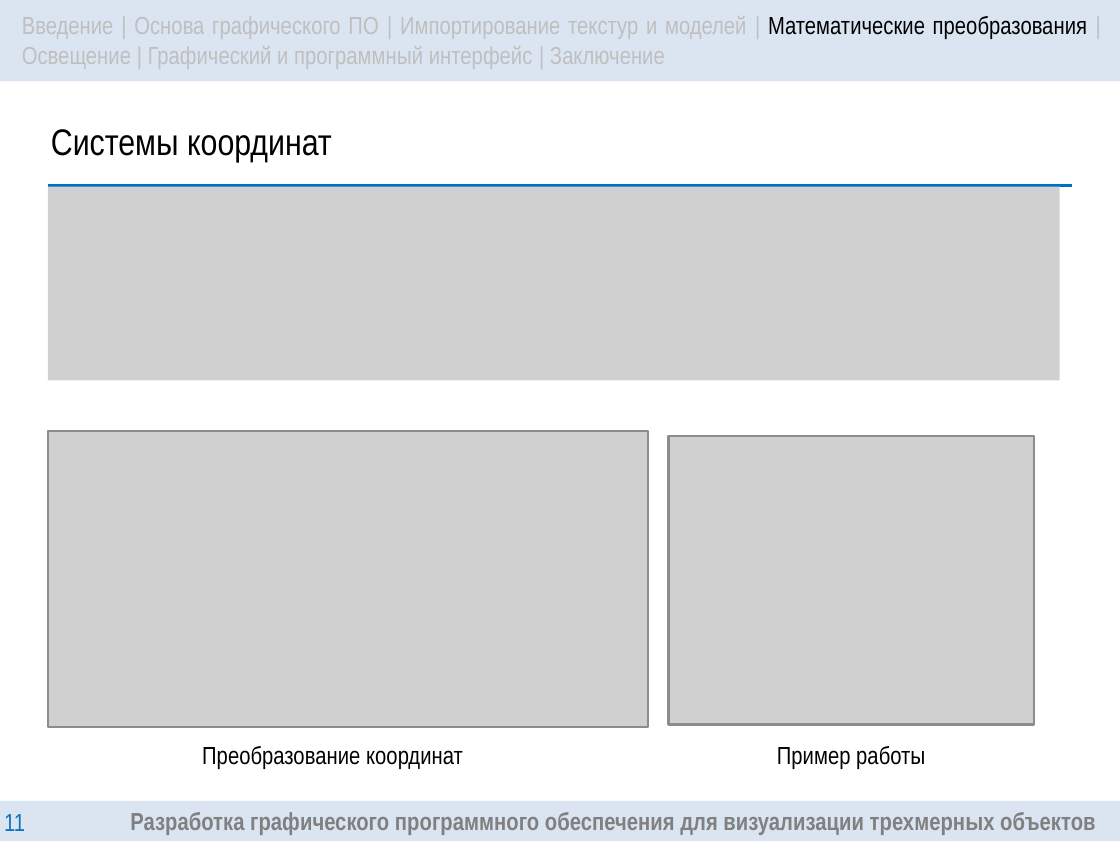
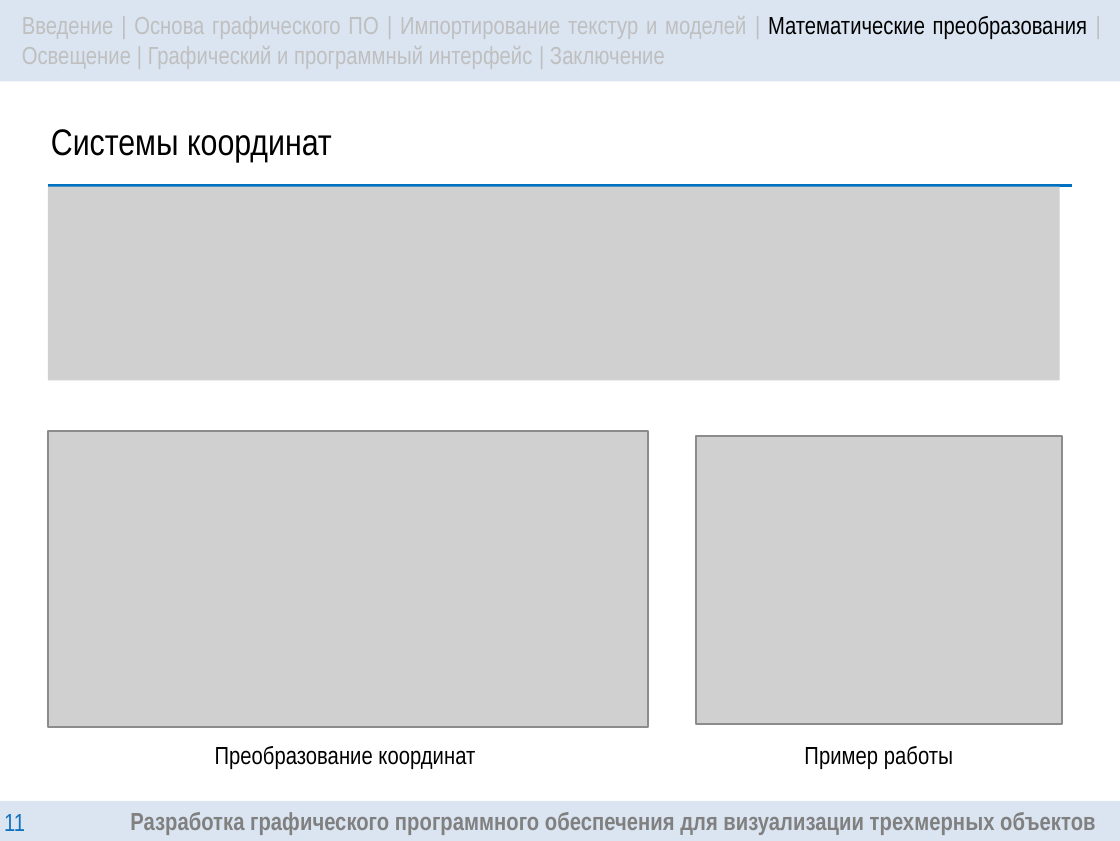
Before and after one commit to DanielDaVinci/Diploma, a slide deck: slide 11 of Diploma/presentation/Presentation.pptx. Drawn at 1120x841 pixels with LibreOffice and Linux fonts; fonts in the diff are those of the drawing; grey boxes stand for pictures. Boxes give left, top, right and bottom in pixels: in the first picture for what was removed or moved away, otherwise in the second. Text is boxed around its words. In the diff, an @@ line names an element or a change of style, - is before the commit and + after.

```diff
--- a/Diploma/presentation/Presentation.pptx
+++ b/Diploma/presentation/Presentation.pptx
@@ picture moved from (x1=669, y1=436, x2=1036, y2=724) to (x1=696, y1=436, x2=1062, y2=724) @@
@@ text "Преобразование координат" moved from (x1=202, y1=746, x2=463, y2=769) to (x1=215, y1=746, x2=475, y2=769) @@
@@ text "Пример работы" moved from (x1=777, y1=746, x2=925, y2=769) to (x1=804, y1=746, x2=953, y2=769) @@
```
Also in this commit, not shown: 10 other slides changed, 1 slide added, 1 slide removed.
